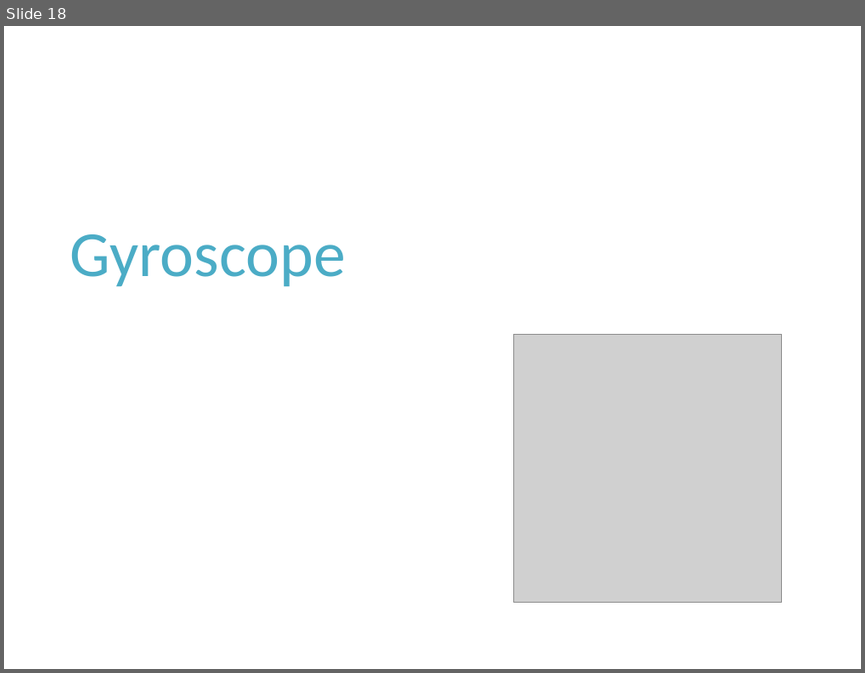
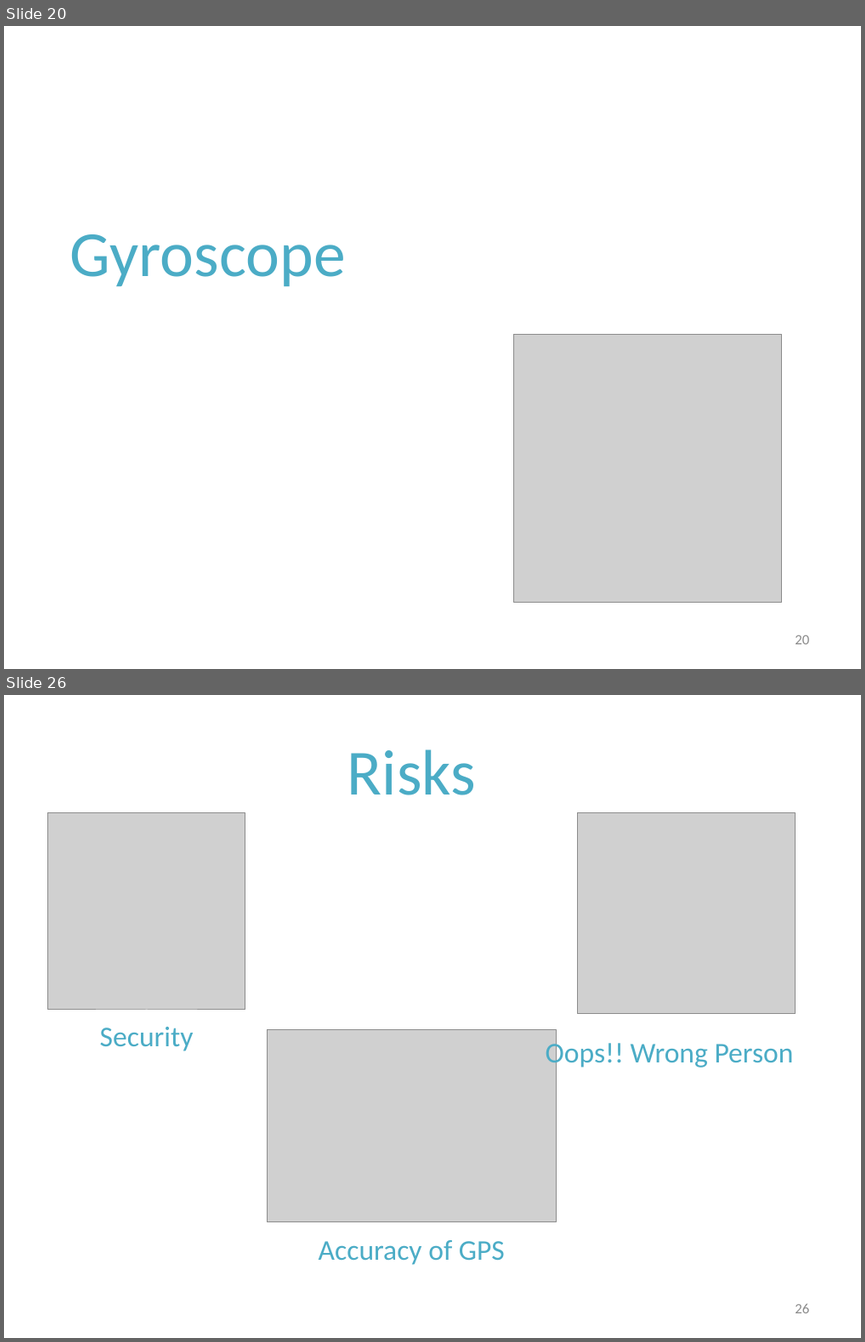
Before and after one commit to chiranthan/AugmentMe, a slide deck: Project FindMe - The whole Idea.pptx. Shown one above the other, each under a label of ours: slide 18 before the commit, slides 20 and 26 after it; the slides between them are not shown. The pictures are 865x673 and 865x1342 pixels, drawn with LibreOffice and Linux fonts; fonts in the diff are those of the drawing; grey boxes stand for pictures. Boxes give left, top, right and bottom in pixels: in the first picture for what was removed or moved away, otherwise in the second. Text is boxed around its words. In the diff, an @@ line names an element or a change of style, - is before the commit and + after.

Commit message:
Added screenshots to docx and changes in PPT

```diff
--- a/Project FindMe - The whole Idea.pptx
+++ b/Project FindMe - The whole Idea.pptx
@@ slide 26 added at [4,695,861,1338], background #FFFFFF @@
@@ text added at [347,749,476,795], 54 pt, text gradient #215968 to #4BACC6 to #93CDDD @@
+Risks
@@ picture added at [47,812,245,1009] @@
@@ picture added at [578,812,795,1014] @@
@@ text added at [100,1027,194,1051], 24 pt, text gradient #215968 to #4BACC6 to #93CDDD @@
+Security
@@ picture added at [267,1030,556,1222] @@
@@ text added at [545,1038,794,1069], 24 pt, text gradient #215968 to #4BACC6 to #93CDDD @@
+Oops!! Wrong Person
@@ text added at [318,1240,505,1265], 24 pt, text gradient #215968 to #4BACC6 to #93CDDD @@
+Accuracy of GPS
@@ page number added at [794,1304,809,1313], 12 pt, text #8C8C8C @@
+26
@@ what was slide 18 is now slide 20 @@
@@ slide 20 changed as well @@
@@ page number added at [794,635,809,644], 12 pt, text #8C8C8C @@
+20
```
Also in this commit, not shown: 19 other slides changed, 9 other slides added, 1 slide removed, 1 other file.
